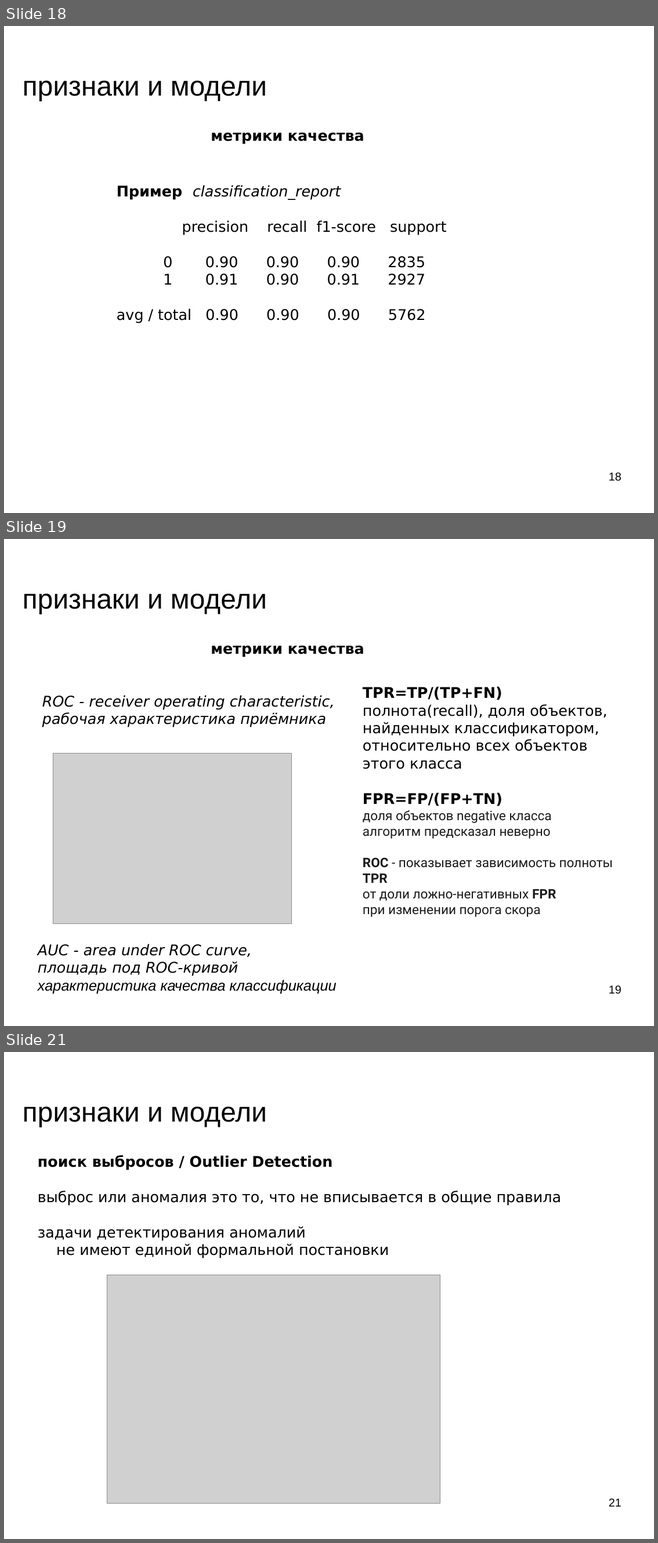
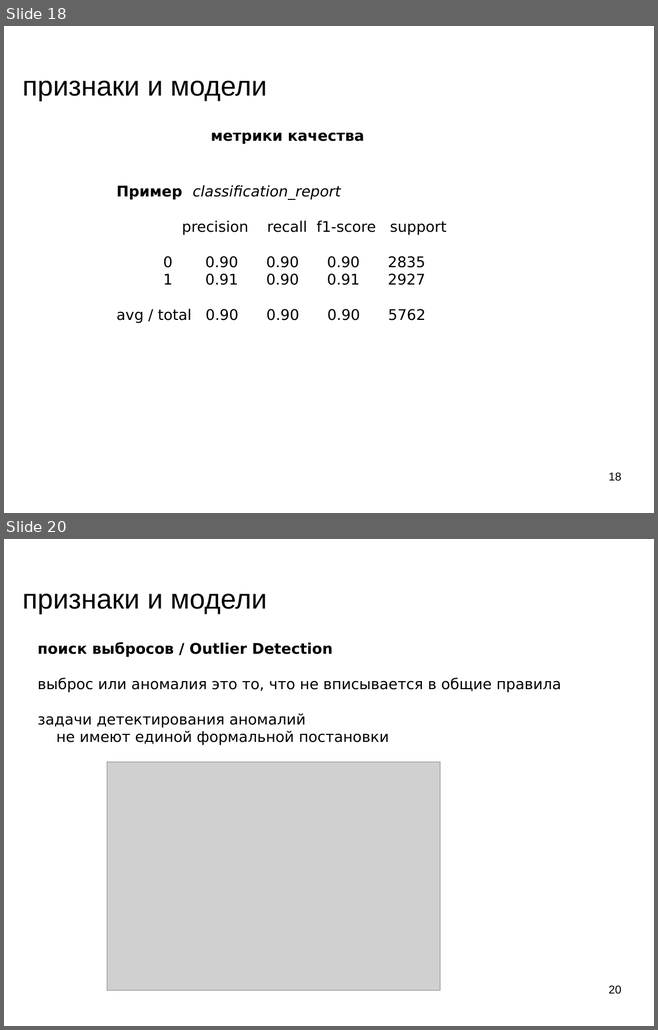
Before and after one commit to mechanoid5/ml_lectorium_legacy, a slide deck: 12-fetch-anomal.odp. Shown one above the other, each under a label of ours: slides 18, 19 and 21 before the commit, slides 18 and 20 after it; the slides between them are not shown. The pictures are 658x1543 and 658x1030 pixels, drawn with LibreOffice and Linux fonts; fonts in the diff are those of the drawing; grey boxes stand for pictures; background and template pictures are left out. Boxes give left, top, right and bottom in pixels: in the first picture for what was removed or moved away, otherwise in the second. Text is boxed around its words. In the diff, an @@ line names an element or a change of style, - is before the commit and + after.

```diff
--- a/12-fetch-anomal.odp
+++ b/12-fetch-anomal.odp
@@ slide 19 removed at [4, 539, 654, 1026], background picture (left out) @@
@@ title removed at [23, 594, 267, 614] @@
-признаки и модели
@@ text removed at [210, 645, 364, 657] @@
-метрики качества
@@ text removed at [42, 695, 335, 727] @@
-ROC - receiver operating characteristic,
-рабочая характеристика приёмника
@@ text removed at [362, 686, 613, 917] @@
-TPR=TP/(TP+FN)
-полнота(recall), доля объектов, найденных классификатором, относительно всех объектов этого класса
-FPR=FP/(FP+TN)
-доля объектов negative класса
-алгоритм предсказал неверно
-ROC - показывает зависимость полноты TPR
-от доли ложно-негативных FPR
-при изменении порога скора
@@ picture removed at [53, 754, 292, 925] @@
@@ text removed at [38, 944, 336, 994] @@
-AUC - area under ROC curve,
-площадь под ROC-кривой
-характеристика качества классификации
@@ page number removed at [608, 986, 621, 994] @@
-19
@@ what was slide 21 is now slide 20 @@
@@ page number at [608, 986, 621, 994]: text changed @@
-21
+20
```
Also in this commit, not shown: 4 slides changed, 4 slides added.
